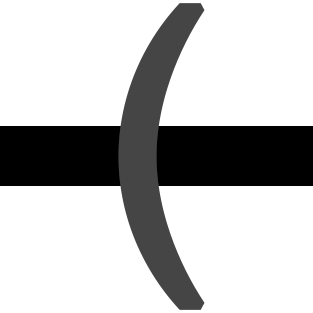
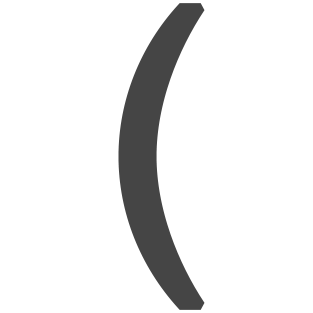
Layer changes from the first 313×313 image to the second:
hid "bar" over (x1=0, y1=126, x2=313, y2=186)
